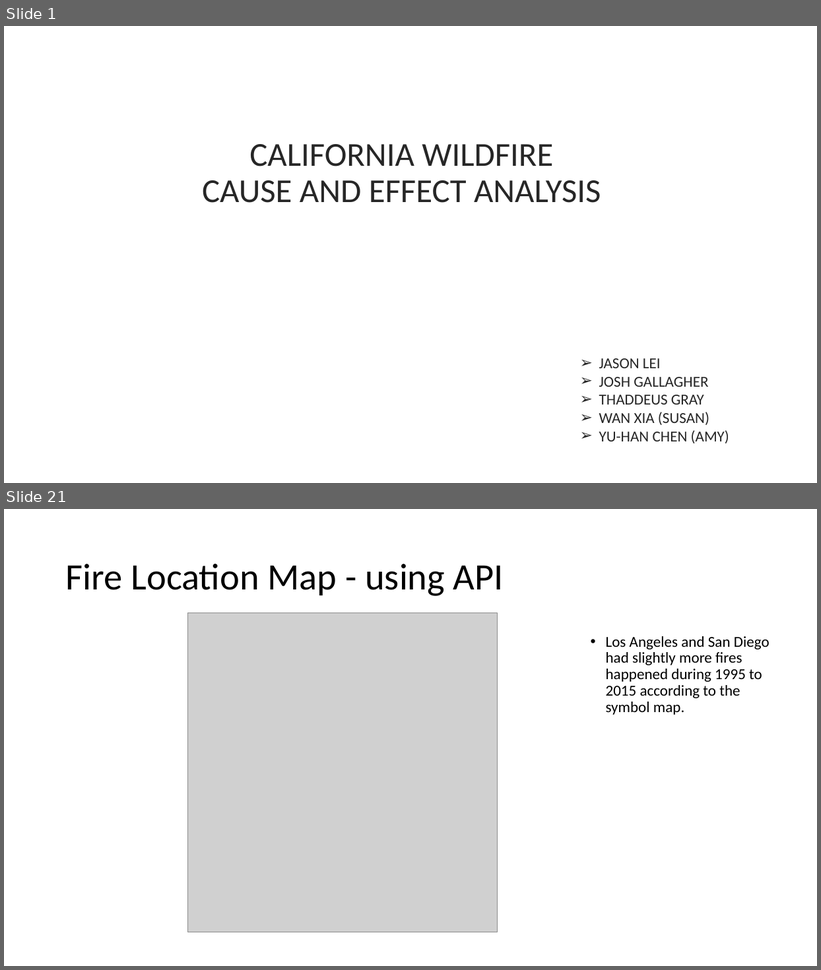
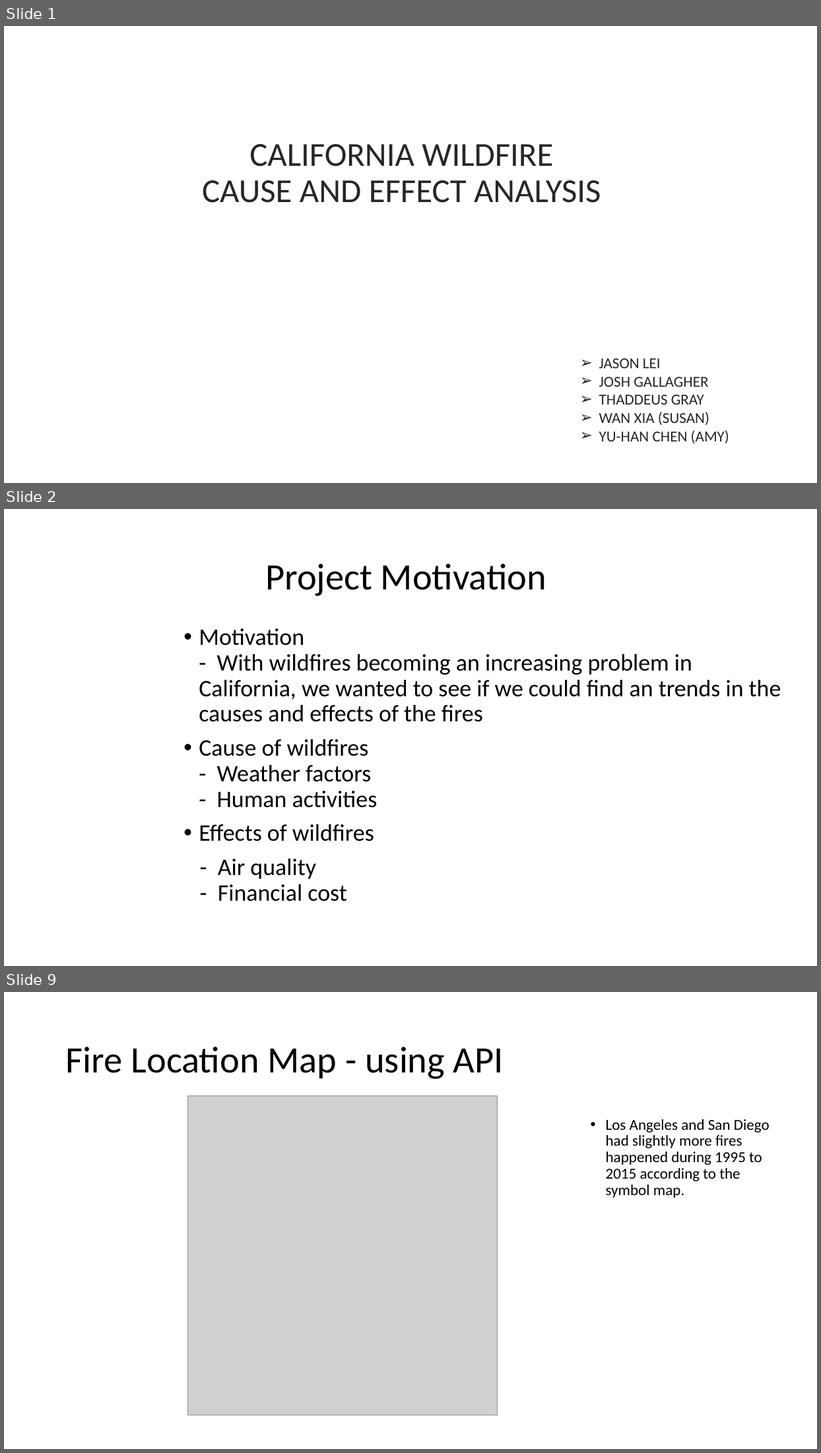
Before and after one commit to susanwxia/ProjectOne, a slide deck: PPT/project01_wanxia.pptx. Shown one above the other, each under a label of ours: slides 1 and 21 before the commit, slides 1, 2 and 9 after it; the slides between them are not shown. The pictures are 821x970 and 821x1453 pixels, drawn with LibreOffice and Linux fonts; fonts in the diff are those of the drawing; grey boxes stand for pictures; background and template pictures are left out. Boxes give left, top, right and bottom in pixels: in the first picture for what was removed or moved away, otherwise in the second. Text is boxed around its words. In the diff, an @@ line names an element or a change of style, - is before the commit and + after.

```diff
--- a/PPT/project01_wanxia.pptx
+++ b/PPT/project01_wanxia.pptx
@@ slide 2 added at (4,509,817,966), background picture (left out) @@
@@ title added at (265,564,547,596), 44 pt, text #000000 @@
+Project Motivation
@@ text added at (199,628,781,902), 28 pt, text #000000 @@
+• Motivation
+  - With wildfires becoming an increasing problem in California, we wanted to see if we could find an trends in the causes and effects of the fires
+• Cause of wildfires
+  - Weather factors
+  - Human activities
+• Effects of wildfires
+- Air quality
+- Financial cost
@@ what was slide 21 is now slide 9 @@
```
Also in this commit, not shown: 3 slides changed, 5 other slides added, 17 slides removed.
